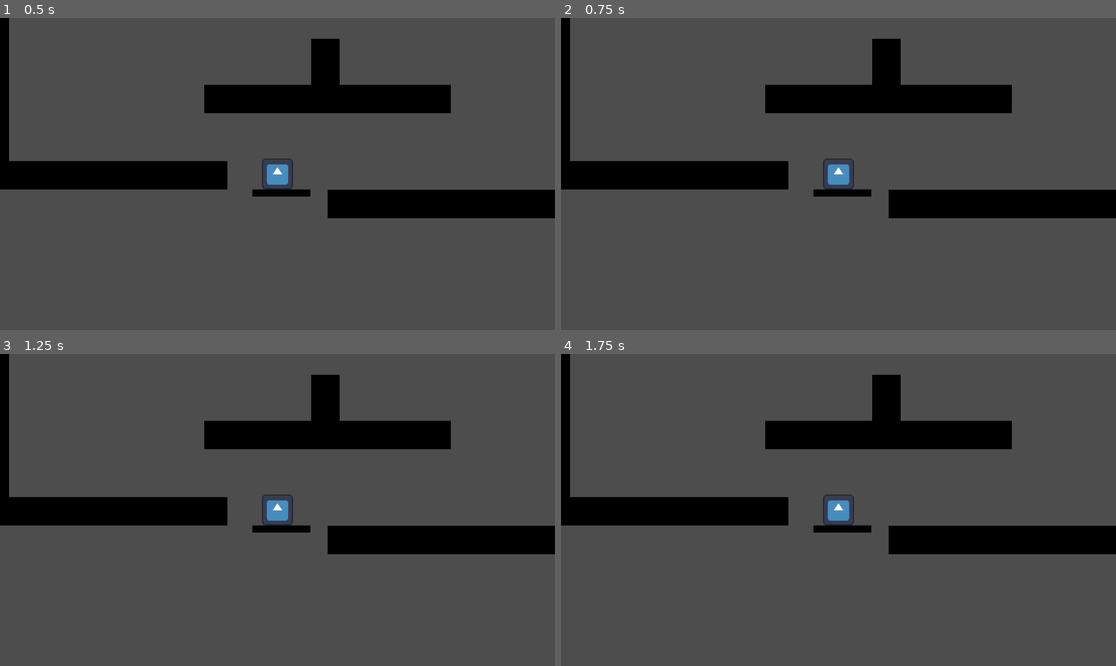
Above: before the commit, frames 1-4 (two rows, left to right).
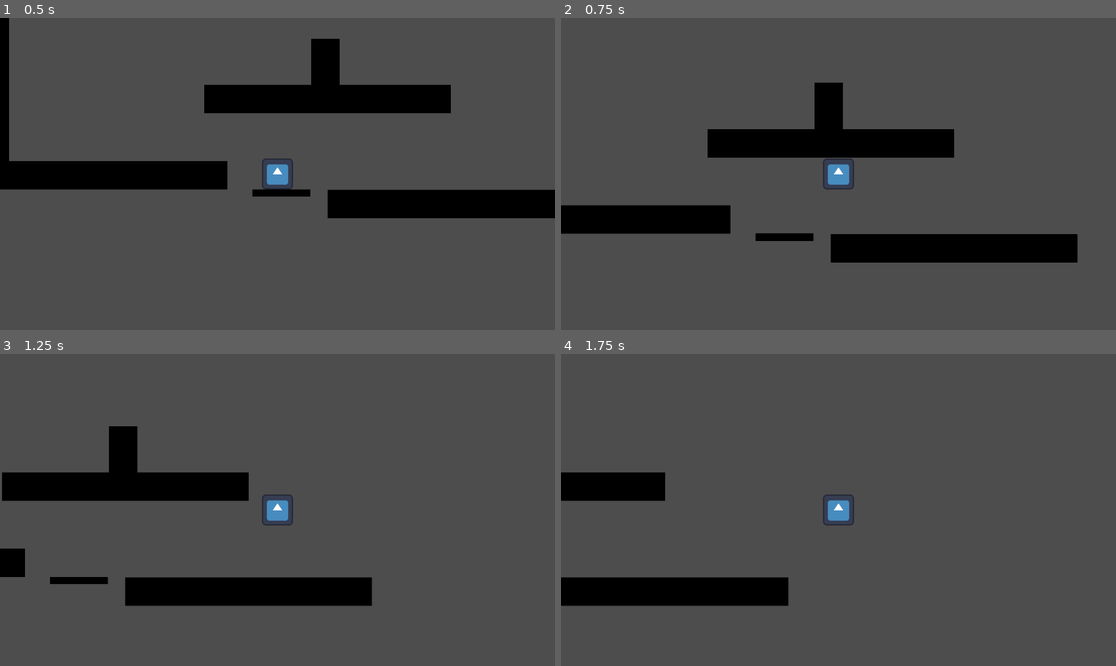
Above: after the commit, the same moments.

Repository: pradoh97/plataformero
Game: Godot game, scene res://nivel.tscn
Two runs of this game, one before a commit and one after it. Both use one fixed random seed, a clock stepped at 60 frames per second and the inputs below. Before the commit the project has no main scene; this scene is started directly in both runs. The engine's default icon, where the game draws it, is replaced by a stand-in: a white triangle on a blue panel in a dark square.
Inputs:
- Up to frame 1 (0.5 s): no input
- Up to frame 2 (0.75 s): tap Enter at 0.5 s; hold D (derecha, bound only after the commit) from 0.53 s (still down); tap W (saltar, bound only after the commit) at 0.6 s
- Up to frame 3 (1.25 s): keep holding D (derecha, bound only after the commit); tap W (saltar, bound only after the commit) at 0.77, 1.07 s
- Up to frame 4 (1.75 s): keep holding D (derecha, bound only after the commit); tap W (saltar, bound only after the commit) at 1.35, 1.52 s

Frame 1 is identical in both runs. In frame 2, 24% of the frame differs, in the area x 0-100%, y 0-79%; in frame 3, 22%; in frame 4, 18%.

Commit message:
Agregar controles del jugador

Diff:
--- a/project.godot
+++ b/project.godot
@@ -11,5 +11,28 @@
 [application]
 
 config/name="Plataformero"
+run/main_scene="uid://dkanfxmfs0e3"
 config/features=PackedStringArray("4.5", "Forward Plus")
 config/icon="res://icon.svg"
+
+[input]
+
+saltar={
+"deadzone": 0.2,
+"events": [Object(InputEventKey,"resource_local_to_scene":false,"resource_name":"","device":-1,"window_id":0,"alt_pressed":false,"shift_pressed":false,"ctrl_pressed":false,"meta_pressed":false,"pressed":false,"keycode":0,"physical_keycode":87,"key_label":0,"unicode":119,"location":0,"echo":false,"script":null)
+, Object(InputEventKey,"resource_local_to_scene":false,"resource_name":"","device":-1,"window_id":0,"alt_pressed":false,"shift_pressed":false,"ctrl_pressed":false,"meta_pressed":false,"pressed":false,"keycode":0,"physical_keycode":32,"key_label":0,"unicode":32,"location":0,"echo":false,"script":null)
+, Object(InputEventKey,"resource_local_to_scene":false,"resource_name":"","device":-1,"window_id":0,"alt_pressed":false,"shift_pressed":false,"ctrl_pressed":false,"meta_pressed":false,"pressed":false,"keycode":0,"physical_keycode":4194320,"key_label":0,"unicode":0,"location":0,"echo":false,"script":null)
+]
+}
+izquierda={
+"deadzone": 0.2,
+"events": [Object(InputEventKey,"resource_local_to_scene":false,"resource_name":"","device":-1,"window_id":0,"alt_pressed":false,"shift_pressed":false,"ctrl_pressed":false,"meta_pressed":false,"pressed":false,"keycode":0,"physical_keycode":65,"key_label":0,"unicode":97,"location":0,"echo":false,"script":null)
+, Object(InputEventKey,"resource_local_to_scene":false,"resource_name":"","device":-1,"window_id":0,"alt_pressed":false,"shift_pressed":false,"ctrl_pressed":false,"meta_pressed":false,"pressed":false,"keycode":0,"physical_keycode":4194319,"key_label":0,"unicode":0,"location":0,"echo":false,"script":null)
+]
+}
+derecha={
+"deadzone": 0.2,
+"events": [Object(InputEventKey,"resource_local_to_scene":false,"resource_name":"","device":-1,"window_id":0,"alt_pressed":false,"shift_pressed":false,"ctrl_pressed":false,"meta_pressed":false,"pressed":false,"keycode":0,"physical_keycode":68,"key_label":0,"unicode":100,"location":0,"echo":false,"script":null)
+, Object(InputEventKey,"resource_local_to_scene":false,"resource_name":"","device":-1,"window_id":0,"alt_pressed":false,"shift_pressed":false,"ctrl_pressed":false,"meta_pressed":false,"pressed":false,"keycode":0,"physical_keycode":4194321,"key_label":0,"unicode":0,"location":0,"echo":false,"script":null)
+]
+}
